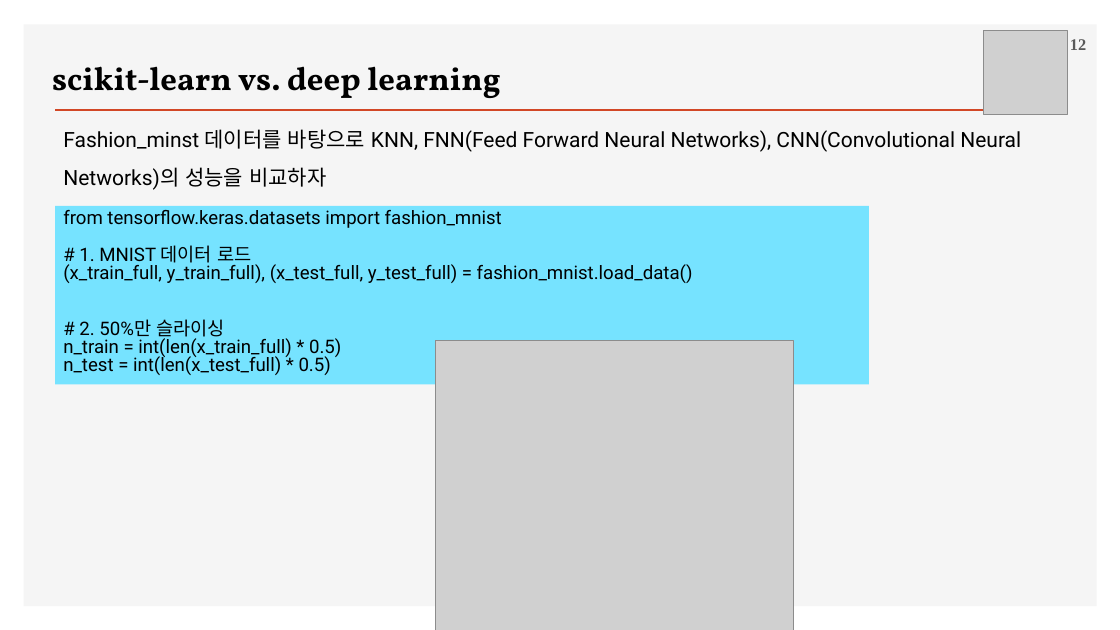
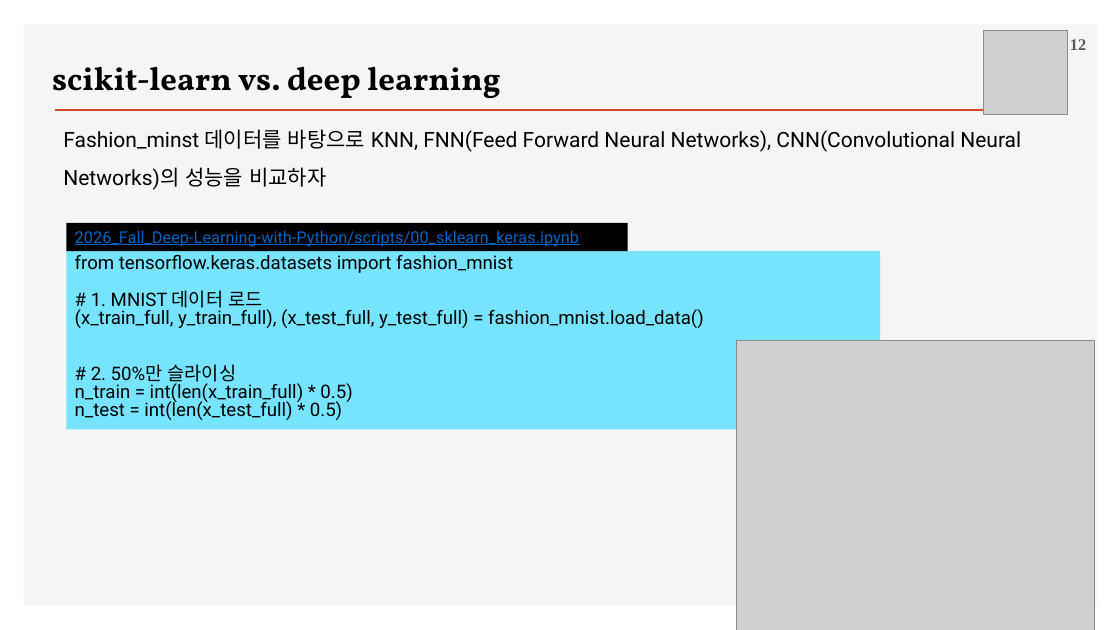
Before and after one commit to ancestor9/2026_Fall_Deep-Learning-with-Python, a slide deck: slide 12 of Chapter 01 What is deep learning.pptx. Drawn at 1120x630 pixels with LibreOffice and Linux fonts; fonts in the diff are those of the drawing; grey boxes stand for pictures; background and template pictures are left out. Boxes give left, top, right and bottom in pixels: in the first picture for what was removed or moved away, otherwise in the second. Text is boxed around its words. In the diff, an @@ line names an element or a change of style, - is before the commit and + after.

```diff
--- a/Chapter 01 What is deep learning.pptx
+++ b/Chapter 01 What is deep learning.pptx
@@ rectangle added at (66, 223, 628, 251), fill #000000, 14 pt, text #0563C1, underline @@
+2026_Fall_Deep-Learning-with-Python/scripts/00_sklearn_keras.ipynb
@@ rectangle "from tensorflow.keras.datasets import fashion_mnist": place and size @@
-rectangle "from tensorflow.keras.datasets import fashion_mnist" at (55, 206, 870, 384)
+rectangle "from tensorflow.keras.datasets import fashion_mnist" at (66, 251, 881, 429)
@@ picture: place and size @@
-picture at (436, 340, 794, 630)
+picture at (737, 340, 1095, 630)
```
Also in this commit, not shown: 1 other slide changed.
